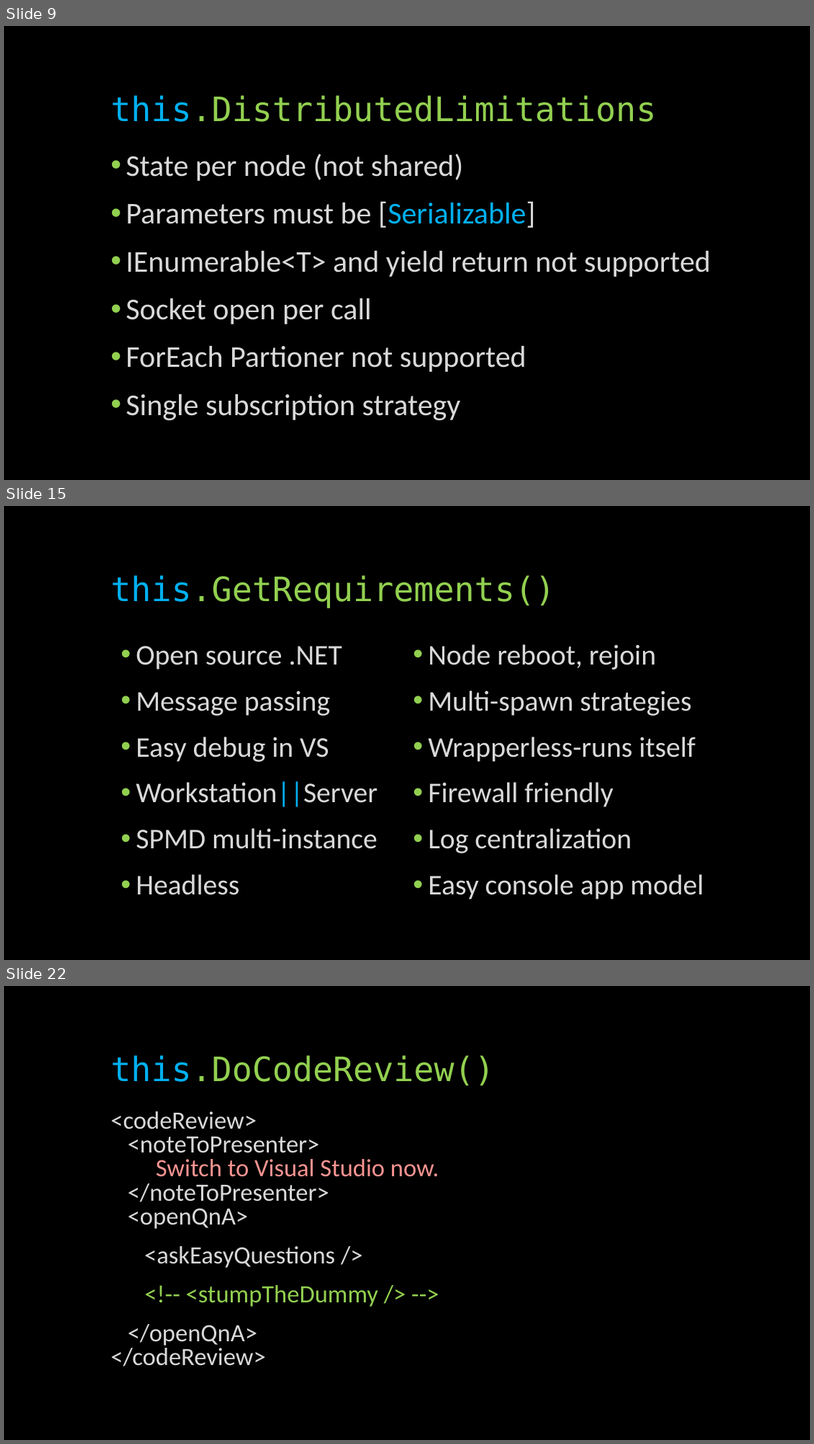
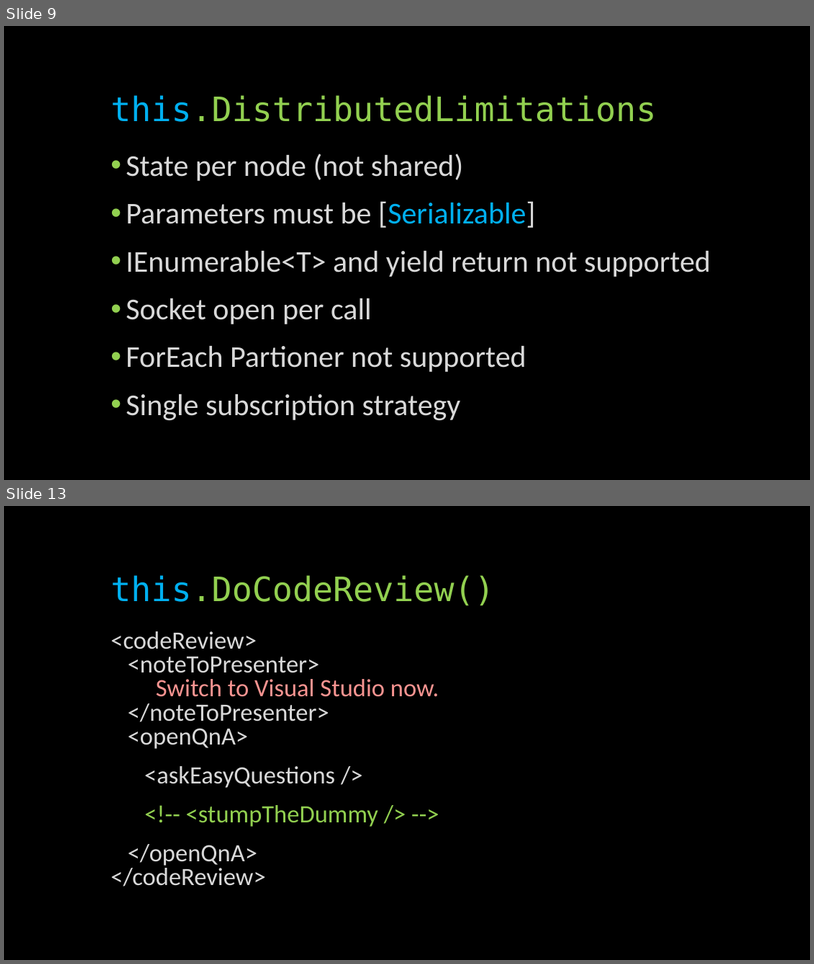
Before and after one commit to glennneiger/duovia-distributed, a slide deck: docs/distributed_demo.pptx. Shown one above the other, each under a label of ours: slides 9, 15 and 22 before the commit, slides 9 and 13 after it; the slides between them are not shown. The pictures are 814x1444 and 814x964 pixels, drawn with LibreOffice and Linux fonts; fonts in the diff are those of the drawing. Boxes give left, top, right and bottom in pixels: in the first picture for what was removed or moved away, otherwise in the second. Text is boxed around its words. In the diff, an @@ line names an element or a change of style, - is before the commit and + after.

```diff
--- a/docs/distributed_demo.pptx
+++ b/docs/distributed_demo.pptx
@@ slide 15 removed at (4, 506, 810, 960), background #000000 @@
@@ title removed at (111, 575, 556, 608) @@
-this.GetRequirements()
@@ text removed at (136, 646, 378, 895) @@
-• Open source .NET
-• Message passing
-• Easy debug in VS
-• Workstation||Server
-• SPMD multi-instance
-• Headless
@@ text removed at (428, 644, 704, 899) @@
-• Node reboot, rejoin
-• Multi-spawn strategies
-• Wrapperless-runs itself
-• Firewall friendly
-• Log centralization
-• Easy console app model
@@ what was slide 22 is now slide 13 @@
```
Also in this commit, not shown: 1 slide changed, 3 slides added, 11 other slides removed.
